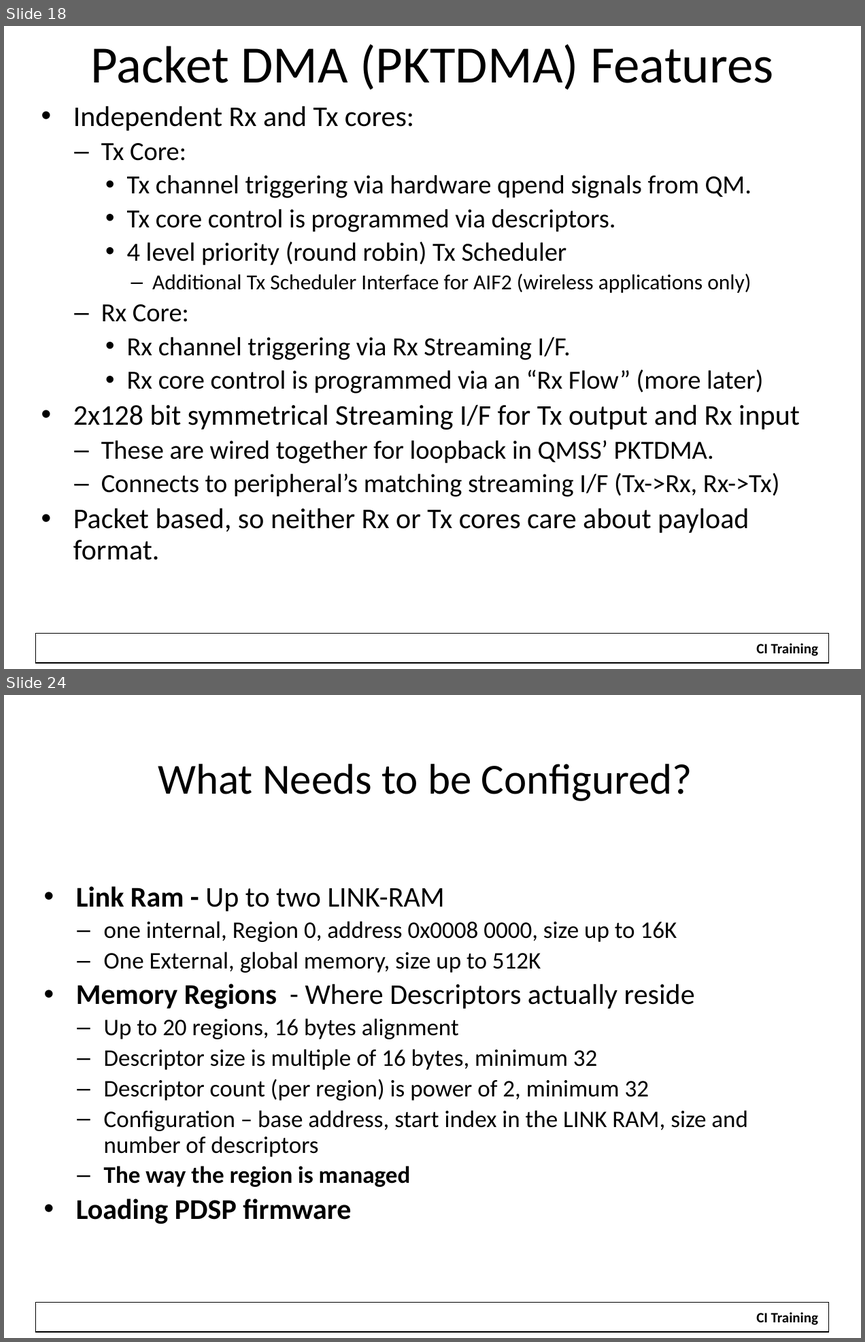
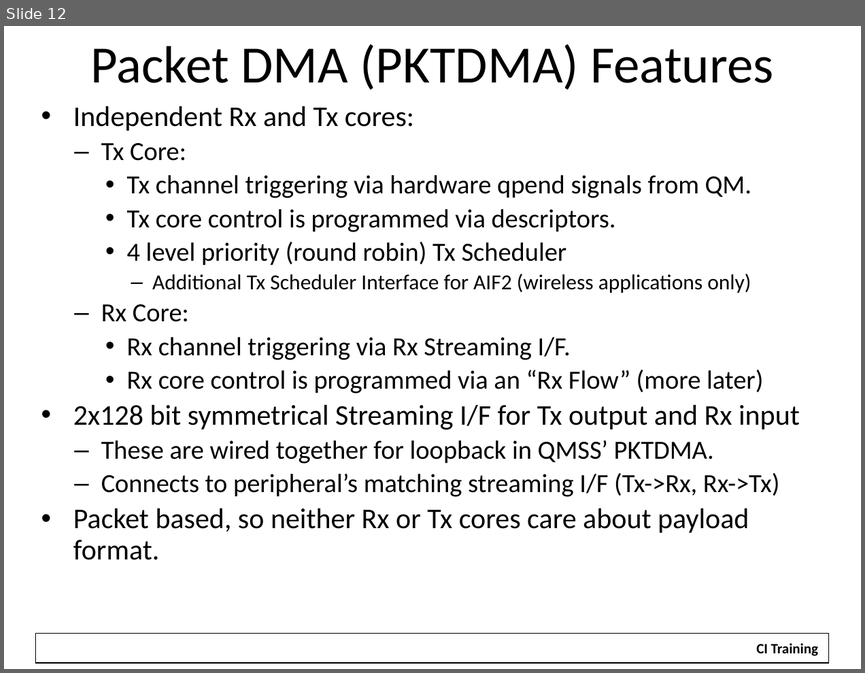
Before and after one commit to hari1989/keystone-workshop, a slide deck: slides/Intro to Multicore Navigator.pptx. Shown one above the other, each under a label of ours: slides 18 and 24 before the commit, slide 12 after it; the slides between them are not shown. The pictures are 865x1342 and 865x673 pixels, drawn with LibreOffice and Linux fonts; fonts in the diff are those of the drawing; background and template pictures are left out. Boxes give left, top, right and bottom in pixels: in the first picture for what was removed or moved away, otherwise in the second. Text is boxed around its words. In the diff, an @@ line names an element or a change of style, - is before the commit and + after.

```diff
--- a/slides/Intro to Multicore Navigator.pptx
+++ b/slides/Intro to Multicore Navigator.pptx
@@ slide 24 removed at (x1=4, y1=695, x2=861, y2=1338), background #FFFFFF; not listed: 2 template elements that a slide beside it also shows @@
@@ title removed at (x1=158, y1=764, x2=692, y2=801) @@
-What Needs to be Configured?
@@ text removed at (x1=76, y1=886, x2=748, y2=1223) @@
-• Link Ram - Up to two LINK-RAM
-  – one internal, Region 0, address 0x0008 0000, size up to 16K
-  – One External, global memory, size up to 512K
-• Memory Regions - Where Descriptors actually reside
-  – Up to 20 regions, 16 bytes alignment
-  – Descriptor size is multiple of 16 bytes, minimum 32
-  – Descriptor count (per region) is power of 2, minimum 32
-  – Configuration – base address, start index in the LINK RAM, size and number of descriptors
-  – The way the region is managed
-• Loading PDSP firmware
@@ what was slide 18 is now slide 12 @@
```
Also in this commit, not shown: 5 slides changed, 12 slides added, 34 other slides removed, 24 other files.
